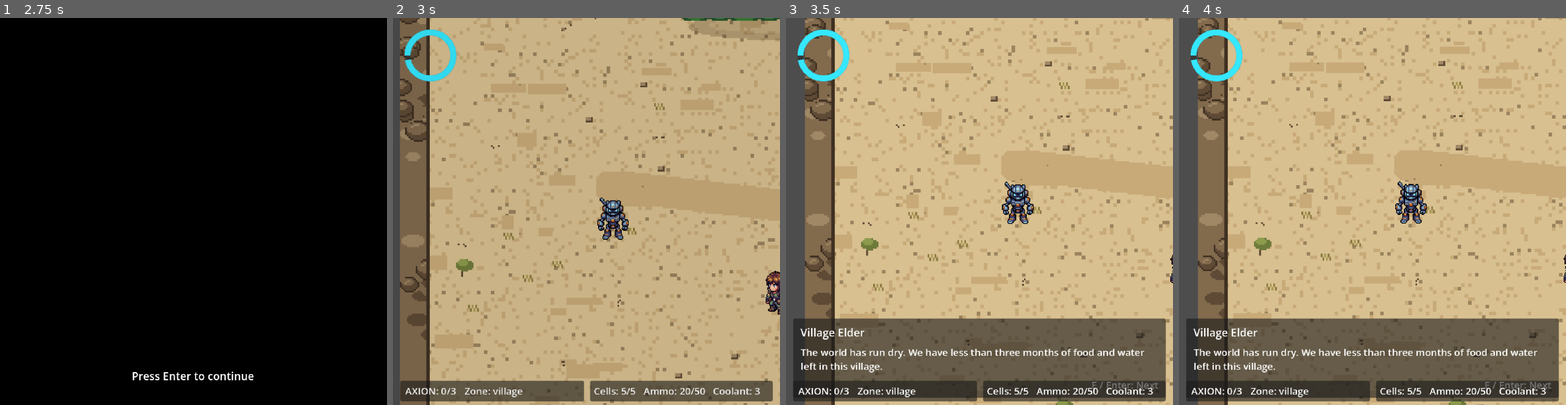
Above: before the commit, frames 1-4 (left to right).
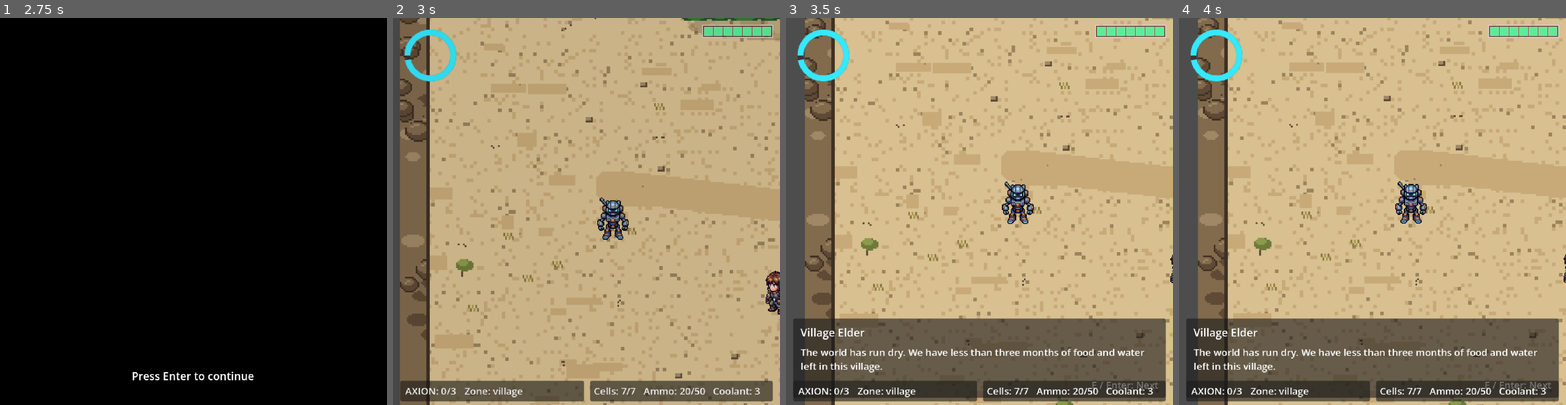
Above: after the commit, the same moments.

Repository: Barachiell/unit-7-oasis
Game: Godot game, scene res://ui/title_screen.tscn
Same seed, same stepped clock (60 frames per second), same inputs: the game is played once before the commit and once after it. Video files are missing from this copy of the repository; at most half a second of black plays in their place.
Inputs (mouse positions are in pixels of both pictures, inside the frame that each line leads up to):
- Up to frame 1 (2.75 s): click "PLAY" at 0.5 s; click "Start" at 1.25 s; tap Enter (ui_accept) at 2, 2.27 s; move the mouse to (278, 192) at 2.02 s; hold D (move_right) from 2.03 s (still down); hold E (advance_dialogue) from 2.03 s (still down)
- Up to frame 2 (3 s): tap Enter (ui_accept) at 2.75 s; move the mouse to (509, 230) at 2.77 s; release D (move_right) at 2.78 s; release E (advance_dialogue) at 2.78 s; hold S (move_down) from 2.78 s (still down); tap Shift (run) at 2.85 s
- Up to frame 3 (3.5 s): keep holding S (move_down); tap Enter (ui_accept) at 3.02 s
- Up to frame 4 (4 s): move the mouse to (1411, 126) at 3.52 s; release S (move_down) at 3.53 s; press the mouse at (1411, 126) at 3.53 s; hold D (move_right) from 3.53 s (still down)

Frame 1 is identical in both runs. In frame 2, 0.7% of the frame differs, in the area x 59-99%, y 1-98%; in frame 3, 0.7%; in frame 4, 0.7%.

Commit message:
feat: pause hostiles on axion dialogue and refine enemy hit area
Co-authored-by: Copilot <223556219+Copilot@users.noreply.github.com>

Diff:
--- a/autoload/game_manager.gd
+++ b/autoload/game_manager.gd
@@ -5,7 +5,7 @@
 const DEFAULT_ZONE_PATH := "res://scenes/zones/village.tscn"
 const DEFAULT_AMMO := 20
 const DEFAULT_COOLANT_COUNT := 3
-const DEFAULT_CELLS := 5
+const DEFAULT_CELLS := 7
 const DEFAULT_WEAPONS: Array[String] = ["starter_gun"]
 const MAIN_MENU_SCENE_PATH := "res://ui/main_menu.tscn"
 
--- a/scenes/enemies/enemy_base.tscn
+++ b/scenes/enemies/enemy_base.tscn
@@ -7,9 +7,8 @@
 radius = 5.0
 height = 10.0
 
-[sub_resource type="CapsuleShape2D" id="CapsuleShape2D_hurtbox"]
-radius = 8.0
-height = 20.0
+[sub_resource type="ConvexPolygonShape2D" id="ConvexPolygonShape2D_hurtbox"]
+points = PackedVector2Array(0, -14, 3, -13, 5, -11, 6, -8, 6, 0, 6, 8, 5, 11, 3, 13, 0, 14, -3, 13, -5, 11, -6, 8, -6, 0, -6, -8, -5, -11, -3, -13)
 
 [node name="EnemyBase" type="CharacterBody2D"]
 collision_layer = 4
@@ -35,6 +34,6 @@
 
 [node name="CollisionShape2D" type="CollisionShape2D" parent="Hurtbox"]
 position = Vector2(0, 2)
-shape = SubResource("CapsuleShape2D_hurtbox")
+shape = SubResource("ConvexPolygonShape2D_hurtbox")
 
 [node name="PatrolPoints" type="Node2D" parent="."]
--- a/scenes/zones/village.tscn
+++ b/scenes/zones/village.tscn
@@ -9,6 +9,7 @@
 [ext_resource type="Texture2D" path="res://assets/sprites/zones/village_overhead.png" id="7_n56v4"]
 [ext_resource type="Texture2D" path="res://assets/sprites/npcs/standing/south-east.png" id="8_4pnr2"]
 [ext_resource type="Texture2D" path="res://assets/sprites/npcs/standing/south-west.png" id="9_eisq6"]
+[ext_resource type="PackedScene" path="res://ui/life_bar.tscn" id="10_8wiyq"]
 
 [sub_resource type="RectangleShape2D" id="RectangleShape2D_exit_open"]
 size = Vector2(40, 20)
@@ -115,6 +116,12 @@
 offset_top = 14.0
 offset_right = 88.0
 offset_bottom = 88.0
+
+[node name="LifeBar" parent="Hud" instance=ExtResource("10_8wiyq")]
+offset_left = 512.0
+offset_top = 12.0
+offset_right = 628.0
+offset_bottom = 32.0
 
 [node name="StatusRowPanel" type="PanelContainer" parent="Hud"]
 offset_left = 326.0
@@ -136,7 +143,7 @@
 
 [node name="CellsLabel" type="Label" parent="Hud/StatusRowPanel/MarginContainer/StatsRow"]
 layout_mode = 2
-text = "Cells: 5/5"
+text = "Cells: 7/7"
 
 [node name="AmmoLabel" type="Label" parent="Hud/StatusRowPanel/MarginContainer/StatsRow"]
 layout_mode = 2
--- a/scenes/zones/zone_north_1.tscn
+++ b/scenes/zones/zone_north_1.tscn
@@ -7,6 +7,7 @@
 [ext_resource type="PackedScene" path="res://ui/stamina_ring.tscn" id="5_i3yl4"]
 [ext_resource type="Texture2D" path="res://assets/sprites/zones/zone_north_1_background.png" id="6_4g5g1"]
 [ext_resource type="Texture2D" path="res://assets/sprites/zones/zone_north_1_overhead.png" id="7_5uec4"]
+[ext_resource type="PackedScene" path="res://ui/life_bar.tscn" id="8_sshfi"]
 
 [sub_resource type="RectangleShape2D" id="RectangleShape2D_exit_open"]
 size = Vector2(40, 20)
@@ -101,6 +102,12 @@
 offset_right = 88.0
 offset_bottom = 88.0
 
+[node name="LifeBar" parent="Hud" instance=ExtResource("8_sshfi")]
+offset_left = 512.0
+offset_top = 12.0
+offset_right = 628.0
+offset_bottom = 32.0
+
 [node name="StatusRowPanel" type="PanelContainer" parent="Hud"]
 offset_left = 326.0
 offset_top = 600.0
@@ -121,7 +128,7 @@
 
 [node name="CellsLabel" type="Label" parent="Hud/StatusRowPanel/MarginContainer/StatsRow"]
 layout_mode = 2
-text = "Cells: 5/5"
+text = "Cells: 7/7"
 
 [node name="AmmoLabel" type="Label" parent="Hud/StatusRowPanel/MarginContainer/StatsRow"]
 layout_mode = 2
--- a/scenes/zones/zone_north_2.tscn
+++ b/scenes/zones/zone_north_2.tscn
@@ -6,6 +6,7 @@
 [ext_resource type="PackedScene" path="res://scenes/pickups/axion_component_3.tscn" id="4_nn4js"]
 [ext_resource type="PackedScene" path="res://ui/stamina_ring.tscn" id="5_a5x7w"]
 [ext_resource type="Texture2D" path="res://assets/sprites/zones/zone_north_2_background.png" id="6_f2p47"]
+[ext_resource type="PackedScene" path="res://ui/life_bar.tscn" id="7_2qqve"]
 
 [sub_resource type="RectangleShape2D" id="RectangleShape2D_exit_open"]
 size = Vector2(40, 20)
@@ -85,6 +86,12 @@
 offset_right = 88.0
 offset_bottom = 88.0
 
+[node name="LifeBar" parent="Hud" instance=ExtResource("7_2qqve")]
+offset_left = 512.0
+offset_top = 12.0
+offset_right = 628.0
+offset_bottom = 32.0
+
 [node name="StatusRowPanel" type="PanelContainer" parent="Hud"]
 offset_left = 326.0
 offset_top = 600.0
@@ -105,7 +112,7 @@
 
 [node name="CellsLabel" type="Label" parent="Hud/StatusRowPanel/MarginContainer/StatsRow"]
 layout_mode = 2
-text = "Cells: 5/5"
+text = "Cells: 7/7"
 
 [node name="AmmoLabel" type="Label" parent="Hud/StatusRowPanel/MarginContainer/StatsRow"]
 layout_mode = 2
--- a/scenes/zones/zone_west.tscn
+++ b/scenes/zones/zone_west.tscn
@@ -6,6 +6,7 @@
 [ext_resource type="PackedScene" path="res://scenes/pickups/axion_component_2.tscn" id="4_81w82"]
 [ext_resource type="PackedScene" path="res://ui/stamina_ring.tscn" id="5_3053n"]
 [ext_resource type="Texture2D" path="res://assets/sprites/zones/zone_west_background.png" id="6_3veq6"]
+[ext_resource type="PackedScene" path="res://ui/life_bar.tscn" id="7_2wxhx"]
 
 [sub_resource type="RectangleShape2D" id="RectangleShape2D_exit_open"]
 size = Vector2(40, 20)
@@ -94,6 +95,12 @@
 offset_right = 88.0
 offset_bottom = 88.0
 
+[node name="LifeBar" parent="Hud" instance=ExtResource("7_2wxhx")]
+offset_left = 512.0
+offset_top = 12.0
+offset_right = 628.0
+offset_bottom = 32.0
+
 [node name="StatusRowPanel" type="PanelContainer" parent="Hud"]
 offset_left = 326.0
 offset_top = 600.0
@@ -114,7 +121,7 @@
 
 [node name="CellsLabel" type="Label" parent="Hud/StatusRowPanel/MarginContainer/StatsRow"]
 layout_mode = 2
-text = "Cells: 5/5"
+text = "Cells: 7/7"
 
 [node name="AmmoLabel" type="Label" parent="Hud/StatusRowPanel/MarginContainer/StatsRow"]
 layout_mode = 2
--- a/scripts/bullet.gd
+++ b/scripts/bullet.gd
@@ -51,6 +51,9 @@
 @onready var sprite: Sprite2D = $Sprite2D
 
 func _ready() -> void:
+	if sprite_palette == SpritePalette.ENEMY:
+		add_to_group("enemy_projectile")
+
 	_apply_directional_sprite()
 	body_entered.connect(_on_hit_body)
 	area_entered.connect(_on_hit_area)
--- a/scripts/player.gd
+++ b/scripts/player.gd
@@ -21,7 +21,7 @@
 @export var starting_ammo: int = 20
 @export var fire_rate: float = 0.15
 @export var bullet_scene: PackedScene = preload("res://scenes/bullet.tscn")
-@export var max_cells: int = 5
+@export var max_cells: int = 7
 @export var invincibility_duration: float = 0.8
 @export var contact_damage_amount: int = 2
 @export var contact_damage_interval: float = 1.0
--- /dev/null
+++ b/scripts/ui/life_bar.gd
@@ -0,0 +1,46 @@
+class_name LifeBar
+extends Control
+
+const BACKGROUND_COLOR := Color(0.0, 0.0, 0.0, 0.55)
+const BORDER_COLOR := Color(0.86, 0.86, 0.86, 1.0)
+const FILLED_COLOR := Color(0.36, 0.93, 0.58, 1.0)
+const EMPTY_COLOR := Color(0.2, 0.2, 0.2, 0.9)
+const PADDING := 3.0
+const SEGMENT_GAP := 2.0
+const SEGMENT_SIZE := Vector2(14.0, 14.0)
+
+var _max_lives: int = 7
+var _current_lives: int = 7
+
+func _ready() -> void:
+	mouse_filter = Control.MOUSE_FILTER_IGNORE
+	_update_minimum_size()
+	queue_redraw()
+
+func set_lives(current: int, maximum: int) -> void:
+	_max_lives = maxi(maximum, 1)
+	_current_lives = clampi(current, 0, _max_lives)
+	_update_minimum_size()
+	queue_redraw()
+
+func _draw() -> void:
+	var max_lives_float: float = float(_max_lives)
+	var bar_width: float = PADDING * 2.0 + (SEGMENT_SIZE.x * max_lives_float) + (SEGMENT_GAP * float(_max_lives - 1))
+	var bar_height: float = PADDING * 2.0 + SEGMENT_SIZE.y
+	var bar_rect := Rect2(Vector2.ZERO, Vector2(bar_width, bar_height))
+
+	draw_rect(bar_rect, BACKGROUND_COLOR, true)
+	draw_rect(bar_rect, BORDER_COLOR, false, 1.0)
+
+	for index in range(_max_lives):
+		var segment_x: float = PADDING + float(index) * (SEGMENT_SIZE.x + SEGMENT_GAP)
+		var segment_rect := Rect2(Vector2(segment_x, PADDING), SEGMENT_SIZE)
+		var segment_color: Color = FILLED_COLOR if index < _current_lives else EMPTY_COLOR
+		draw_rect(segment_rect, segment_color, true)
+		draw_rect(segment_rect, BORDER_COLOR, false, 1.0)
+
+func _update_minimum_size() -> void:
+	var max_lives_float: float = float(maxi(_max_lives, 1))
+	var width: float = PADDING * 2.0 + (SEGMENT_SIZE.x * max_lives_float) + (SEGMENT_GAP * float(maxi(_max_lives - 1, 0)))
+	var height: float = PADDING * 2.0 + SEGMENT_SIZE.y
+	custom_minimum_size = Vector2(width, height)
--- a/scripts/zones/zone_runtime.gd
+++ b/scripts/zones/zone_runtime.gd
@@ -24,6 +24,7 @@
 @onready var spawn_points: Node2D = $SpawnPoints
 @onready var entities: Node2D = $Entities
 @onready var stamina_ring: StaminaRing = $Hud/StaminaRing
+@onready var life_bar: Control = $Hud/LifeBar
 @onready var cells_label: Label = $Hud/StatusRowPanel/MarginContainer/StatsRow/CellsLabel
 @onready var ammo_label: Label = $Hud/StatusRowPanel/MarginContainer/StatsRow/AmmoLabel
 @onready var coolant_label: Label = $Hud/StatusRowPanel/MarginContainer/StatsRow/CoolantLabel
@@ -37,6 +38,7 @@
 var is_transitioning: bool = false
 var is_restart_pending: bool = false
 var locked_exit_hint_token: int = 0
+var paused_hostile_modes: Dictionary = {}
 
 func _ready() -> void:
 	zone_data = _load_zone_data()
@@ -90,6 +92,10 @@
 	if not was_collected:
 		return
 
+	var should_pause_hostiles: bool = dialogue_id != "" or game_manager.components_collected >= 3
+	if should_pause_hostiles:
+		_set_hostiles_paused(true)
+
 	_update_hud_text()
 	if dialogue_id != "":
 		await _show_dialogue(dialogue_id)
@@ -97,9 +103,14 @@
 
 	if game_manager.components_collected >= 3:
 		await _show_dialogue("ending_return")
+		_set_hostiles_paused(false)
 		await _fade_to_black(0.35, 1.0)
 		game_manager.reset_run_state()
 		get_tree().change_scene_to_file(game_manager.MAIN_MENU_SCENE_PATH)
+		return
+
+	if should_pause_hostiles:
+		_set_hostiles_paused(false)
 
 func apply_overhead_depth() -> void:
 	y_sort_enabled = true
@@ -237,6 +248,8 @@
 
 func _on_cells_changed(current: int, maximum: int) -> void:
 	cells_label.text = "Cells: %d/%d" % [current, maximum]
+	if life_bar != null and life_bar.has_method("set_lives"):
+		life_bar.call("set_lives", current, maximum)
 
 func _on_coolant_changed(current: int) -> void:
 	coolant_label.text = "Coolant: %d" % current
@@ -319,6 +332,27 @@
 		if finished_id == dialogue_id:
 			return
 
+func _set_hostiles_paused(paused: bool) -> void:
+	if paused:
+		paused_hostile_modes.clear()
+		for group_name in ["enemy", "enemy_projectile"]:
+			for hostile_variant in get_tree().get_nodes_in_group(group_name):
+				if not hostile_variant is Node:
+					continue
+				var hostile: Node = hostile_variant as Node
+				paused_hostile_modes[hostile] = hostile.process_mode
+				hostile.process_mode = Node.PROCESS_MODE_DISABLED
+		return
+
+	for hostile_variant in paused_hostile_modes.keys():
+		if not hostile_variant is Node:
+			continue
+		var hostile: Node = hostile_variant as Node
+		if not is_instance_valid(hostile):
+			continue
+		hostile.process_mode = int(paused_hostile_modes.get(hostile_variant, Node.PROCESS_MODE_INHERIT))
+	paused_hostile_modes.clear()
+
 func _try_show_intro_dialogue() -> void:
 	if intro_dialogue_id.is_empty():
 		await _fade_to_black(0.25, 0.0)
--- /dev/null
+++ b/ui/life_bar.tscn
@@ -0,0 +1,8 @@
+[gd_scene load_steps=2 format=3]
+
+[ext_resource type="Script" path="res://scripts/ui/life_bar.gd" id="1_prn15"]
+
+[node name="LifeBar" type="Control"]
+custom_minimum_size = Vector2(116, 20)
+mouse_filter = 2
+script = ExtResource("1_prn15")
Not shown: 1 places in scenes/zones/village.tscn that only renumber resources
Not shown: 1 places in scenes/zones/zone_north_1.tscn that only renumber resources
Not shown: 1 places in scenes/zones/zone_north_2.tscn that only renumber resources
Not shown: 1 places in scenes/zones/zone_west.tscn that only renumber resources
Not shown, added: scripts/ui/life_bar.gd.uid
